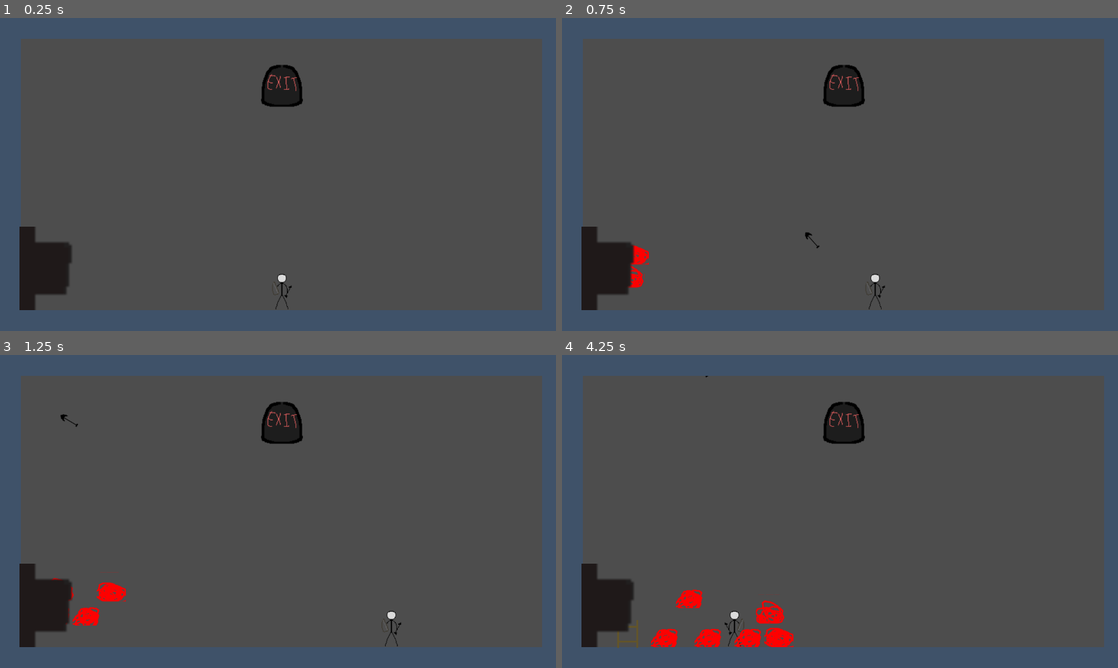
Above: before the commit, frames 1-4 (two rows, left to right).
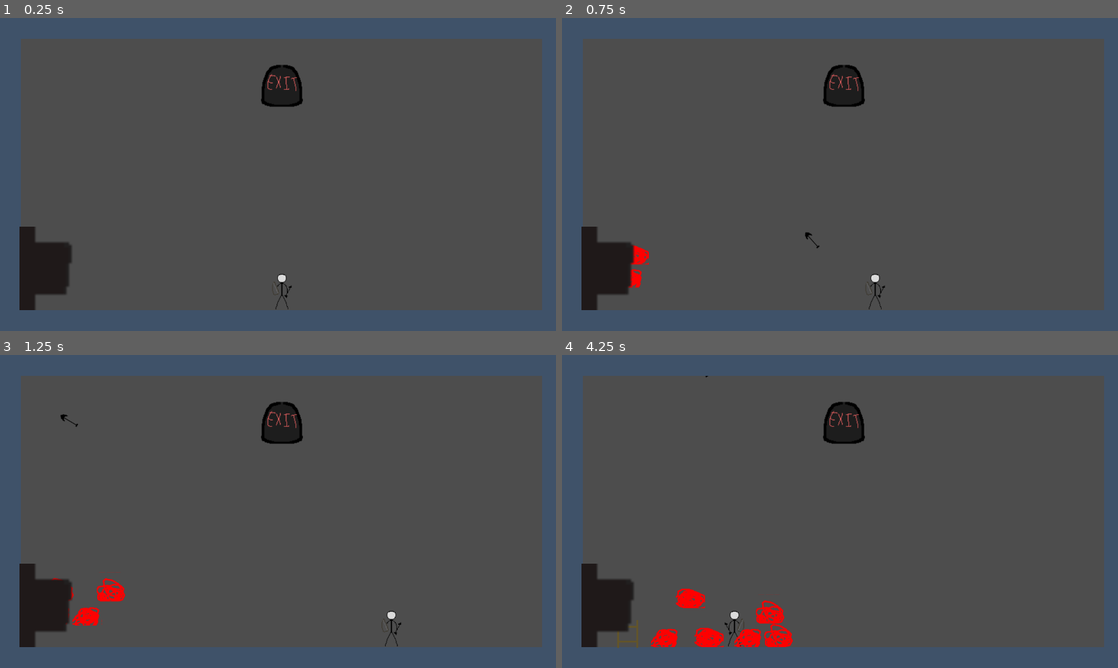
Above: after the commit, the same moments.

Repository: maqpeter-bit/CMPM80k_final_project_repo
Game: Godot game, scene res://main.tscn
Same seed, same stepped clock (60 frames per second), same inputs: the game is played once before the commit and once after it.
Inputs (mouse positions are in pixels of both pictures, inside the frame that each line leads up to):
- Up to frame 1 (0.25 s): no input
- Up to frame 2 (0.75 s): tap Enter at 0.5 s; move the mouse to (812, 237) at 0.52 s; hold D (right) from 0.53 s (still down); click (812, 237) at 0.6 s
- Up to frame 3 (1.25 s): keep holding D (right); tap Space (jump) at 0.77 s
- Up to frame 4 (4.25 s): move the mouse to (1006, 558) at 1.27 s; click (1006, 558) at 1.35 s; tap Space (jump) at 1.52, 3.02, 3.77 s; move the mouse to (673, 464) at 2.02 s; release D (right) at 2.03 s; hold A (left) from 2.03 s (still down); click (673, 464) at 2.1 s; move the mouse to (867, 511) at 2.77 s; click (867, 511) at 2.85 s; move the mouse to (756, 433) at 3.52 s; click (756, 433) at 3.6 s

Frame 1 is identical in both runs. In frame 2, less than 0.1% of the frame differs, in the area x 12-15%, y 79-87%; in frame 3, 0.2%; in frame 4, 0.5%, in the area x 20-42%, y 74-94%.

Commit message:
erwqrwqe
werer

Diff:
--- a/Horde1.tscn
+++ b/Horde1.tscn
@@ -71,7 +71,7 @@
 [node name="AnimatedSprite2D" type="AnimatedSprite2D" parent="." unique_id=1563062416 groups=["enemies"]]
 sprite_frames = SubResource("SpriteFrames_3o8ru")
 autoplay = "default"
-frame_progress = 0.7835251
+frame_progress = 0.09291839
 speed_scale = 2.0
 
 [node name="CollisionShape2D" type="CollisionShape2D" parent="." unique_id=58610119 groups=["enemies"]]
